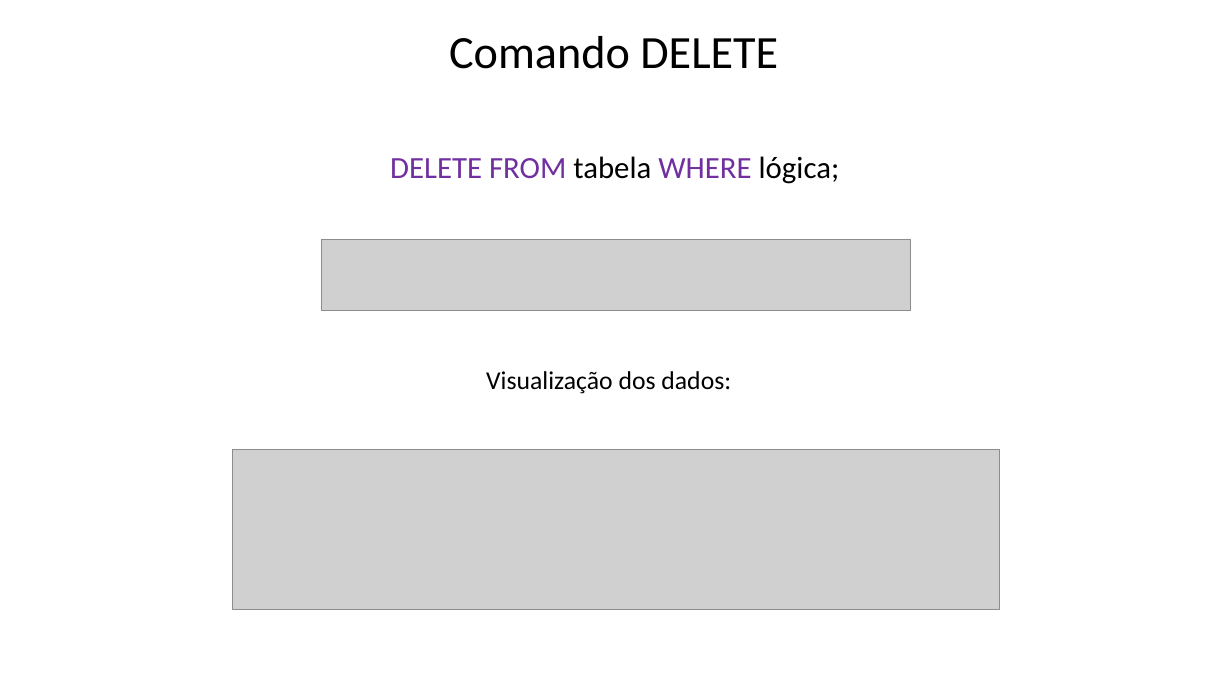
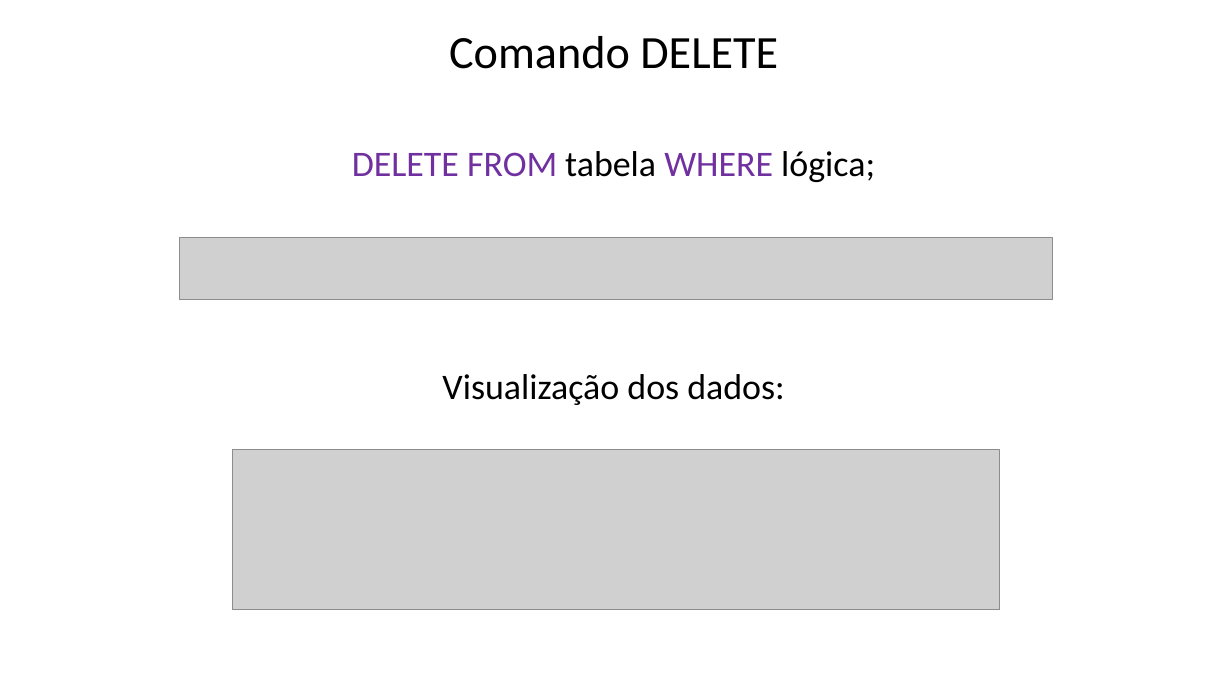
Before and after one commit to Felipe-Tagawa/C07-Monitoria, a slide deck: slide 6 of Aula 3/ComandosBásicos.pptx. Drawn at 1232x693 pixels with LibreOffice and Linux fonts; fonts in the diff are those of the drawing; grey boxes stand for pictures; background and template pictures are left out. Boxes give left, top, right and bottom in pixels: in the first picture for what was removed or moved away, otherwise in the second. Text is boxed around its words. In the diff, an @@ line names an element or a change of style, - is before the commit and + after.

```diff
--- a/Aula 3/ComandosBásicos.pptx
+++ b/Aula 3/ComandosBásicos.pptx
@@ text "DELETE FROM tabela WHERE lógica;": place and size @@
-text "DELETE FROM tabela WHERE lógica;" at (390, 156, 840, 184)
+text "DELETE FROM tabela WHERE lógica;" at (352, 151, 875, 182)
@@ text "DELETE FROM tabela WHERE lógica;" at (352, 151, 875, 182): size 24 to 28 pt @@
@@ picture: place and size @@
-picture at (322, 239, 910, 311)
+picture at (179, 238, 1053, 299)
@@ text "Visualização dos dados:": place and size @@
-text "Visualização dos dados:" at (486, 371, 731, 394)
+text "Visualização dos dados:" at (442, 374, 784, 405)
@@ text "Visualização dos dados:" at (442, 374, 784, 405): size 20 to 28 pt @@
```
Also in this commit, not shown: 10 other slides changed, 8 other files.
